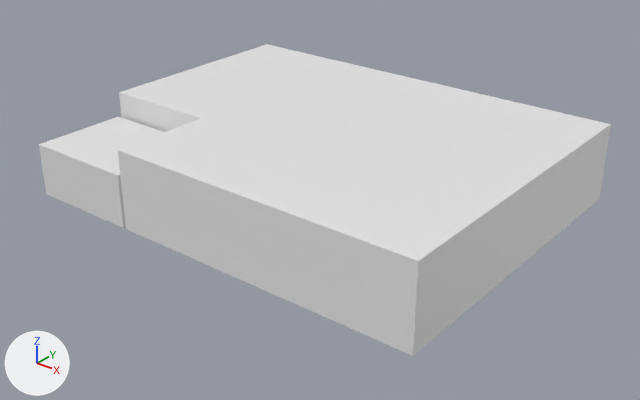
One commit to the Blender file src/models/office.blend: the scene before it, then after it.
Before and after are seen from a 50 mm camera at (47.1, -30.0, 25.2) aimed at (14.5, 10.7, -0.1). The axes (+X, +Y, +Z) are drawn at lower left. The lights are the same throughout. The picture after the commit comes second. Objects named as collision shapes, trigger or cutter boxes, shadow casters or lower levels of detail are left out.

The first picture shows 'Office'.
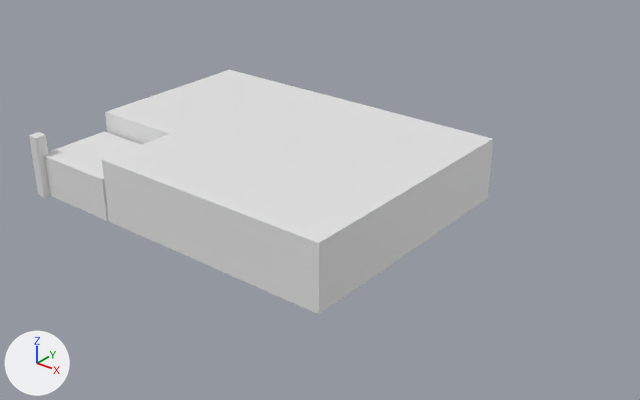
Boxes (x1, y1, x2, y2) around the edits, measured in the pictures (640 x 400 px):
'Office', rescaled (21% narrower, 22% shorter)
    before: (39, 44, 611, 356)
    after: (44, 70, 493, 314)
'Pillar', moved (not visible before)
    after: (29, 132, 50, 197)

The edits, one by one:
me_cube_001 is used by ob_office; location (0.0, 0.0, 0.0).
me_cube_001 had 630 vertices, 622 faces and spanned x 0.0..28.8, y 0.0..22.0, z 0.0..5.2.
me_cube_001 now has 630 vertices, 622 faces and spans x 0.0..23.0, y 0.0..17.6, z 0.0..4.2.
me_cube_001 part 1: the whole mesh is scaled about the mesh origin by 0.8.
Object 'Pillar' (ob_pillar) moves from (15.59, 11.05, 0.0) to (0.0, 0.0, 0.0).
